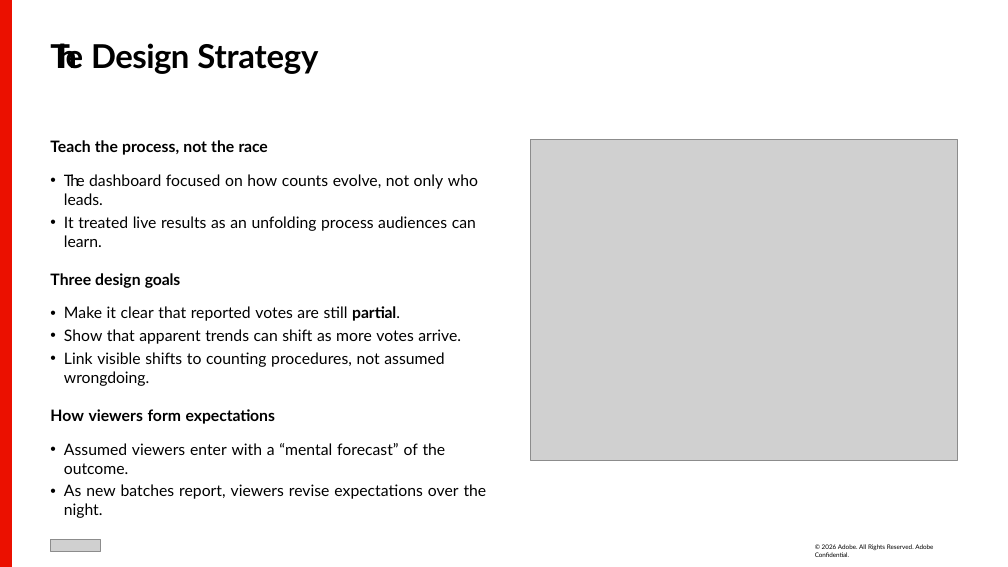
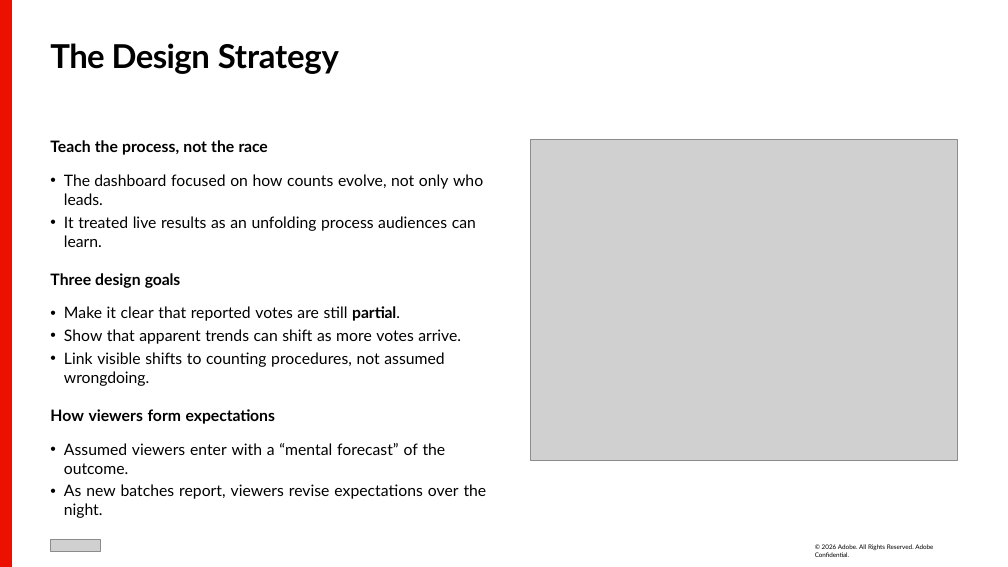
Before and after one commit to mandicai/rehearsal_mvp_kg, a slide deck: slide 8 of presentation-examples/election/Designing Election Dashboards Trust.pptx. Drawn at 1008x567 pixels with LibreOffice and Linux fonts; fonts in the diff are those of the drawing; grey boxes stand for pictures. Boxes give left, top, right and bottom in pixels: in the first picture for what was removed or moved away, otherwise in the second. Text is boxed around its words. In the diff, an @@ line names an element or a change of style, - is before the commit and + after.

```diff
--- a/presentation-examples/election/Designing Election Dashboards Trust.pptx
+++ b/presentation-examples/election/Designing Election Dashboards Trust.pptx
@@ title "The Design Strategy" at [50,43,339,74]: letter spacing -16.3 to -0.8 pt in "The" @@
@@ text at [64,174,483,205]: letter spacing -4 to 0 pt in "The" @@
```
Also in this commit, not shown: 13 other slides changed, 13 other files.
